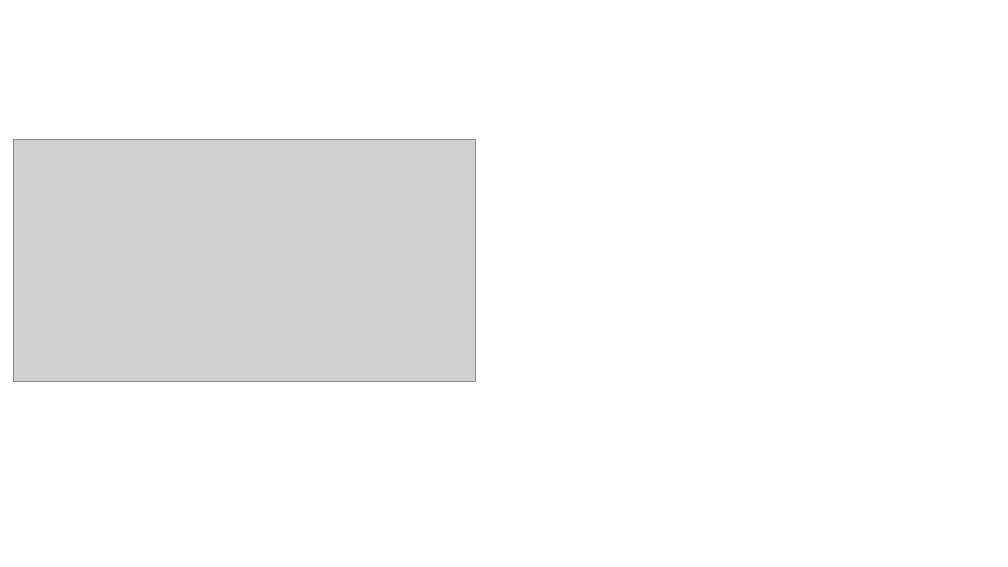
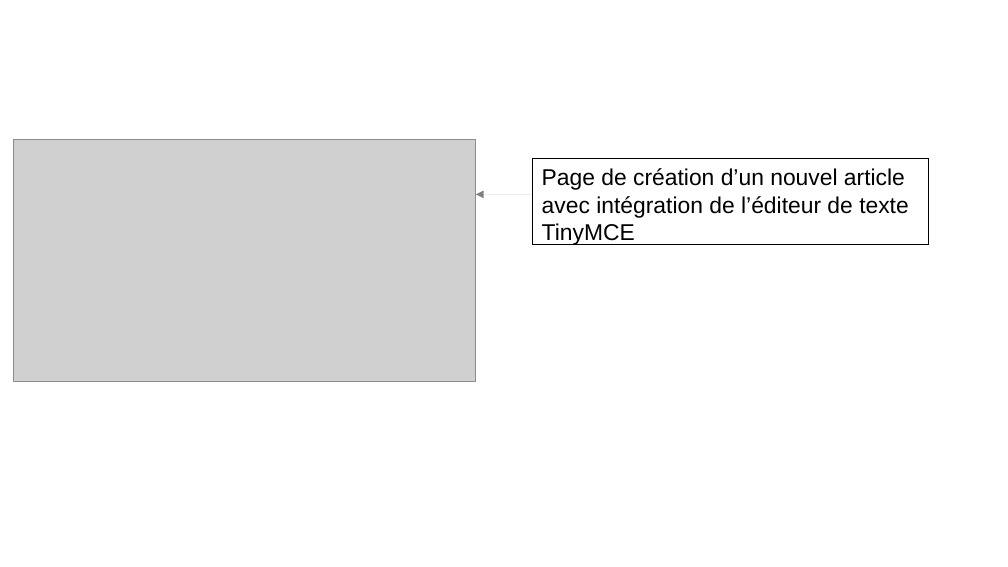
Before and after one commit to gambit13009/alaska, a slide deck: slide 9 of Support-Alaska.odp. Drawn at 1008x567 pixels with LibreOffice and Linux fonts; fonts in the diff are those of the drawing; grey boxes stand for pictures; background and template pictures are left out. Boxes give left, top, right and bottom in pixels: in the first picture for what was removed or moved away, otherwise in the second. Text is boxed around its words. In the diff, an @@ line names an element or a change of style, - is before the commit and + after.

```diff
--- a/Support-Alaska.odp
+++ b/Support-Alaska.odp
@@ rectangle added at [533,158,929,244], outline #000000 0 pt, 18 pt, text #000000 @@
+Page de création d’un nouvel article avec intégration de l’éditeur de texte TinyMCE
@@ arrow added from (533, 195) to (477, 195), #808080 0 pt @@
```
Also in this commit, not shown: 6 other slides changed, 4 slides added, 4 slides removed, 10 other files.
